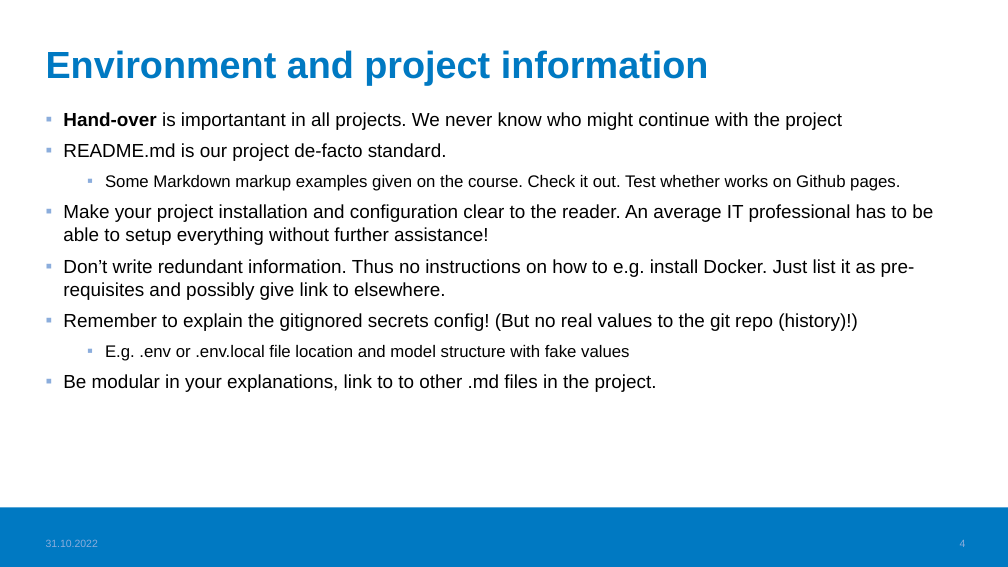
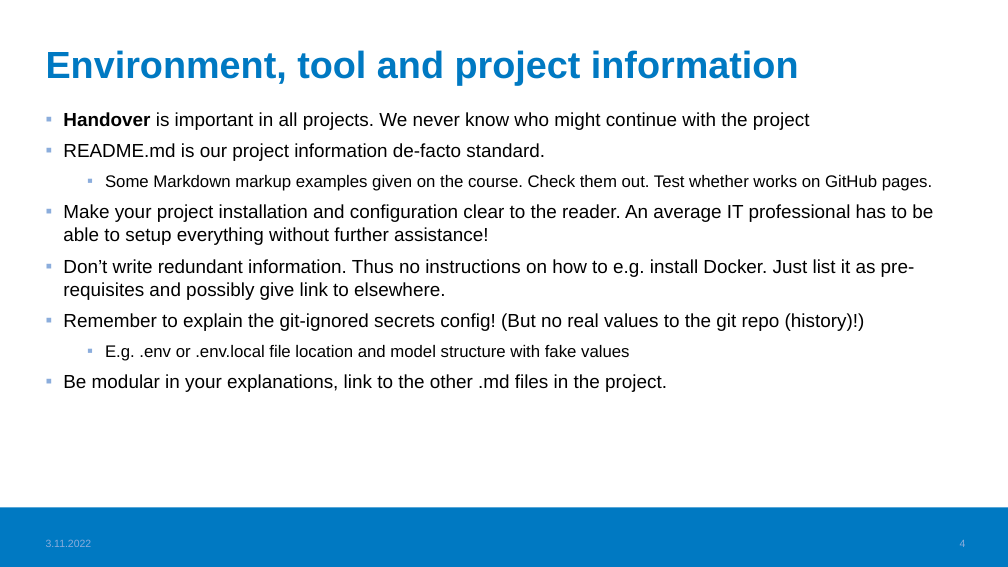
Before and after one commit to haagahelia/ohke-teknologiat, a slide deck: slide 4 of 06_ohjelmistoarkkitehtuurit_ja_patternit/documentation_principles_for_sw_projects.pptx. Drawn at 1008x567 pixels with LibreOffice and Linux fonts; fonts in the diff are those of the drawing; background and template pictures are left out. Boxes give left, top, right and bottom in pixels: in the first picture for what was removed or moved away, otherwise in the second. Text is boxed around its words. In the diff, an @@ line names an element or a change of style, - is before the commit and + after.

```diff
--- a/06_ohjelmistoarkkitehtuurit_ja_patternit/documentation_principles_for_sw_projects.pptx
+++ b/06_ohjelmistoarkkitehtuurit_ja_patternit/documentation_principles_for_sw_projects.pptx
@@ title at bbox=[46, 50, 799, 86]: text changed @@
-Environment and project information
+Environment, tool and project information
@@ text at bbox=[63, 112, 932, 191]: text changed @@
-▪ Hand-over is importantant in all projects. We never know who might continue with the project
-▪ README.md is our project de-facto standard.
-  ▪ Some Markdown markup examples given on the course. Check it out. Test whether works on Github pages.
+▪ Handover is important in all projects. We never know who might continue with the project
+▪ README.md is our project information de-facto standard.
+  ▪ Some Markdown markup examples given on the course. Check them out. Test whether works on GitHub pages.
@@ text at bbox=[63, 313, 865, 331]: text changed @@
-▪ Remember to explain the gitignored secrets config! (But no real values to the git repo (history)!)
+▪ Remember to explain the git-ignored secrets config! (But no real values to the git repo (history)!)
@@ text at bbox=[63, 374, 667, 392]: text changed @@
-▪ Be modular in your explanations, link to to other .md files in the project.
+▪ Be modular in your explanations, link to the other .md files in the project.
@@ text at bbox=[46, 539, 92, 547]: text changed @@
-31.10.2022
+3.11.2022
```
Also in this commit, not shown: 7 other slides changed, 1 other file.
